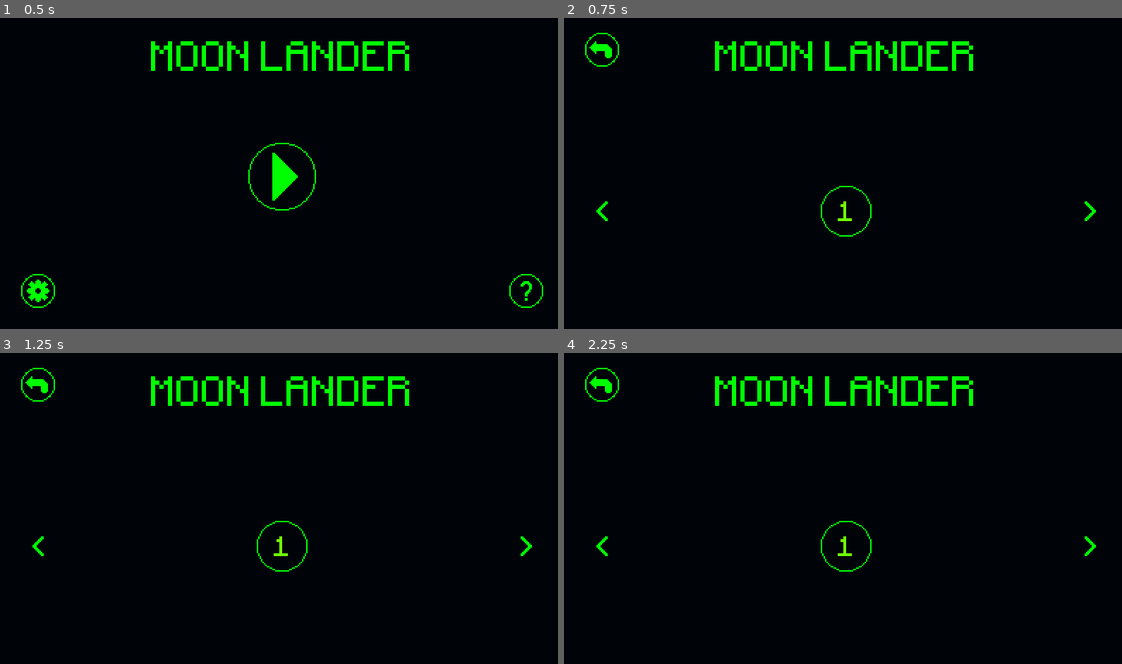
Above: before the commit, frames 1-4 (two rows, left to right).
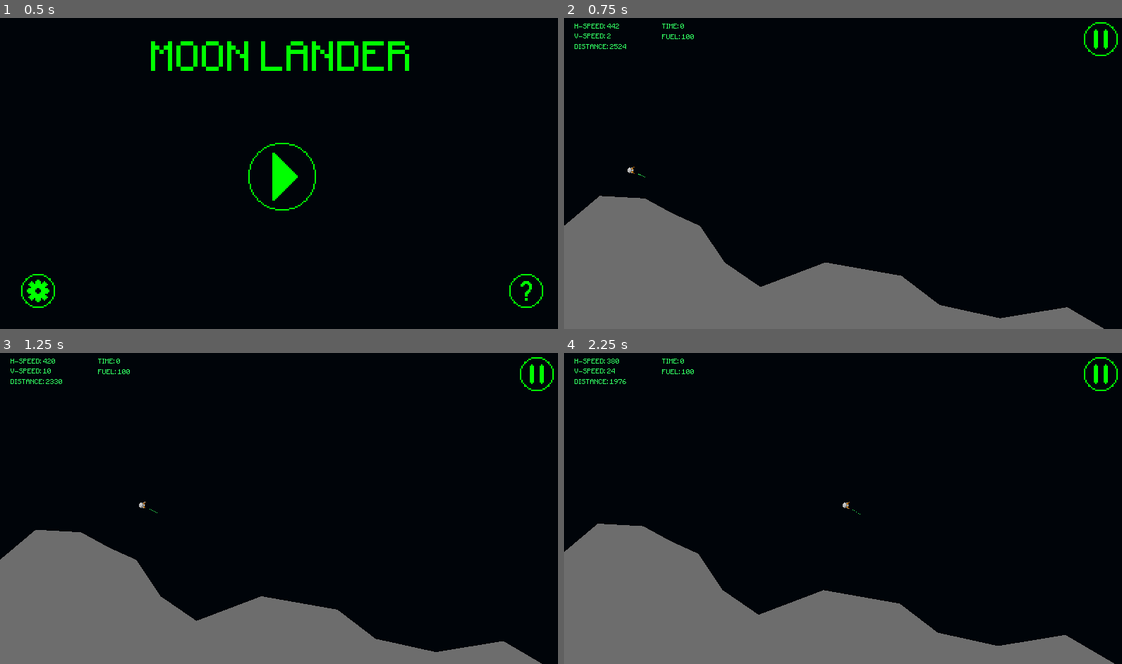
Above: after the commit, the same moments.

Repository: carlosebmachado-games/MoonLander
Game: Godot game, scene res://scenes/menus/main_menu.tscn
Two runs of this game, one before a commit and one after it. Both use one fixed random seed, a clock stepped at 60 frames per second and the inputs below.
Inputs (mouse positions are in pixels of both pictures, inside the frame that each line leads up to):
- Up to frame 1 (0.5 s): no input
- Up to frame 2 (0.75 s): click (848, 176) at 0.5 s
- Up to frame 3 (1.25 s): no input
- Up to frame 4 (2.25 s): click (603, 390) at 1.27 s; click (848, 511) at 2.02 s

Frame 1 is identical in both runs. In frame 2, 21% of the frame differs, in the area x 0-100%, y 1-100%; in frame 3, 22%; in frame 4, 23%.

Commit message:
remove level select menu from ingame

Diff:
--- a/src/scenes/menus/main_menu.gd
+++ b/src/scenes/menus/main_menu.gd
@@ -15,7 +15,7 @@
 
 func _on_play_button_up():
 # warning-ignore:return_value_discarded
-	get_tree().change_scene("res://scenes/menus/level_choicer.tscn")
+	get_tree().change_scene("res://scenes/levels/level_1.tscn")
 	queue_free()
 
 func _on_tutorial_button_up():
